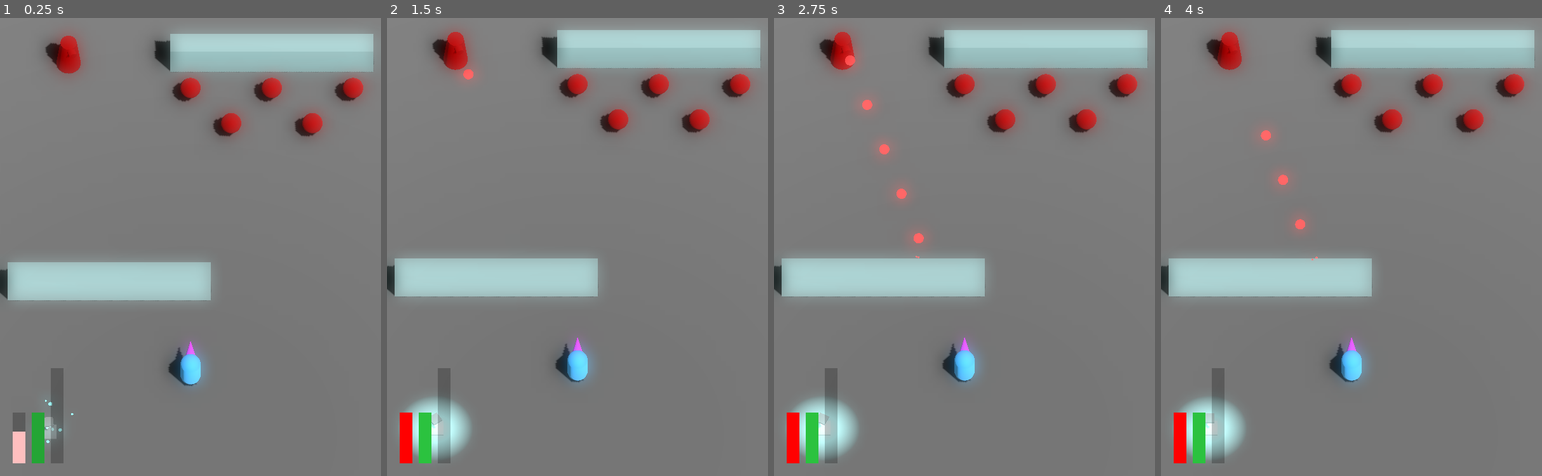
Above: before the commit, frames 1-4 (left to right).
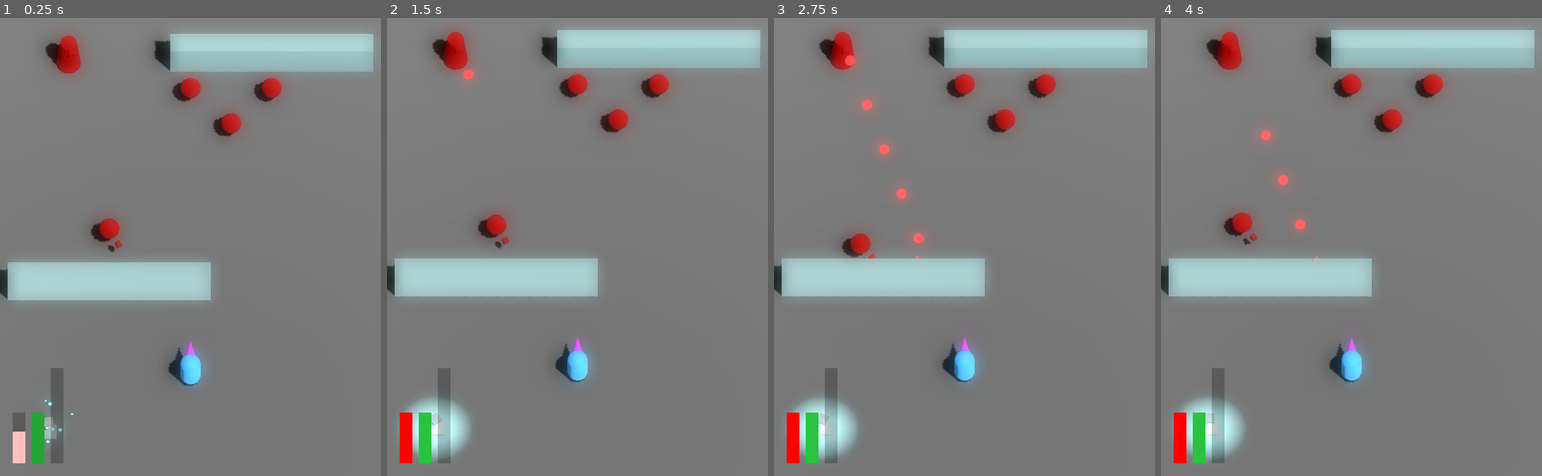
Above: after the commit, the same moments.

Repository: JackEvans24/bullet-absorb
Game: Godot game, scene res://scenes/main.tscn
Same seed, same stepped clock (60 frames per second), same inputs: the game is played once before the commit and once after it.
Inputs:
- Up to frame 1 (0.25 s): no input
- Up to frame 2 (1.5 s): tap Enter at 1.25 s
- Up to frame 3 (2.75 s): no input
- Up to frame 4 (4 s): no input

The runs differ from the first frame. In frame 1, 1.0% of the frame differs, in the area x 23-96%, y 13-52%; in frame 2, 1.0%, in the area x 23-96%, y 12-51%; in frame 3, 0.9%; in frame 4, 1.0%.

Commit message:
feat: add wanderer to main scene for testing

Diff:
--- a/scenes/main.tscn
+++ b/scenes/main.tscn
@@ -9,6 +9,7 @@
 [ext_resource type="PackedScene" uid="uid://wfijrpbc1nxm" path="res://prefabs/enemies/turret.tscn" id="6_nrrgo"]
 [ext_resource type="Script" path="res://scripts/effects/hit_stop.gd" id="8_dyhou"]
 [ext_resource type="PackedScene" uid="uid://bcjb1jnr0y5mb" path="res://prefabs/power/power_generator.tscn" id="9_cyv5f"]
+[ext_resource type="PackedScene" uid="uid://btfsstt1biti7" path="res://prefabs/enemies/wanderer.tscn" id="10_y1ys0"]
 
 [sub_resource type="StandardMaterial3D" id="StandardMaterial3D_r1hrq"]
 metallic = 1.0
@@ -87,20 +88,14 @@
 [node name="Player" parent="." instance=ExtResource("1_e5x1h")]
 transform = Transform3D(1, 0, 0, 0, 1, 0, 0, 0, 1, 0, 1, 5)
 
-[node name="Enemy2" parent="." instance=ExtResource("5_4wclf")]
+[node name="Enemy1" parent="." instance=ExtResource("5_4wclf")]
+transform = Transform3D(1, 0, 0, 0, 1, 0, 0, 0, 1, 0, 1, -11)
+
+[node name="Enemy3" parent="." instance=ExtResource("5_4wclf")]
 transform = Transform3D(1, 0, 0, 0, 1, 0, 0, 0, 1, 4, 1, -11)
 
-[node name="Enemy3" parent="." instance=ExtResource("5_4wclf")]
+[node name="Enemy2" parent="." instance=ExtResource("5_4wclf")]
 transform = Transform3D(1, 0, 0, 0, 1, 0, 0, 0, 1, 2, 1, -9)
-
-[node name="Enemy4" parent="." instance=ExtResource("5_4wclf")]
-transform = Transform3D(1, 0, 0, 0, 1, 0, 0, 0, 1, 6, 1, -9)
-
-[node name="Enemy5" parent="." instance=ExtResource("5_4wclf")]
-transform = Transform3D(1, 0, 0, 0, 1, 0, 0, 0, 1, 8, 1, -11)
-
-[node name="Enemy6" parent="." instance=ExtResource("5_4wclf")]
-transform = Transform3D(1, 0, 0, 0, 1, 0, 0, 0, 1, 0, 1, -11)
 
 [node name="Turret" parent="." instance=ExtResource("6_nrrgo")]
 transform = Transform3D(1, 0, 0, 0, 1, 0, 0, 0, 1, -6, 1, -13)
@@ -111,3 +106,6 @@
 
 [node name="PowerGenerator" parent="." instance=ExtResource("9_cyv5f")]
 transform = Transform3D(1, 0, 0, 0, 1, 0, 0, 0, 1, -7, 0, 8)
+
+[node name="Wanderer" parent="." instance=ExtResource("10_y1ys0")]
+transform = Transform3D(1, 0, 0, 0, 1, 0, 0, 0, 1, -4, 1, -3)
--- a/scripts/main.gd
+++ b/scripts/main.gd
@@ -5,10 +5,12 @@
 @onready var cameras: CameraController = $Cameras
 @onready var hit_stop: HitStop = $HitStop
 @onready var turret: Turret = $Turret
+@onready var wanderer: Wanderer = $Wanderer
 
 func _ready():
 	cameras.target = player.camera_follow_point
 	turret.target = player
+	wanderer.target = player
 
 	player.damage_taken.connect(_on_damage_taken)
 	player.power_count_changed.connect(hud._on_absorb_count_changed)
Not shown: 1 places in scenes/main.tscn that only renumber resources
